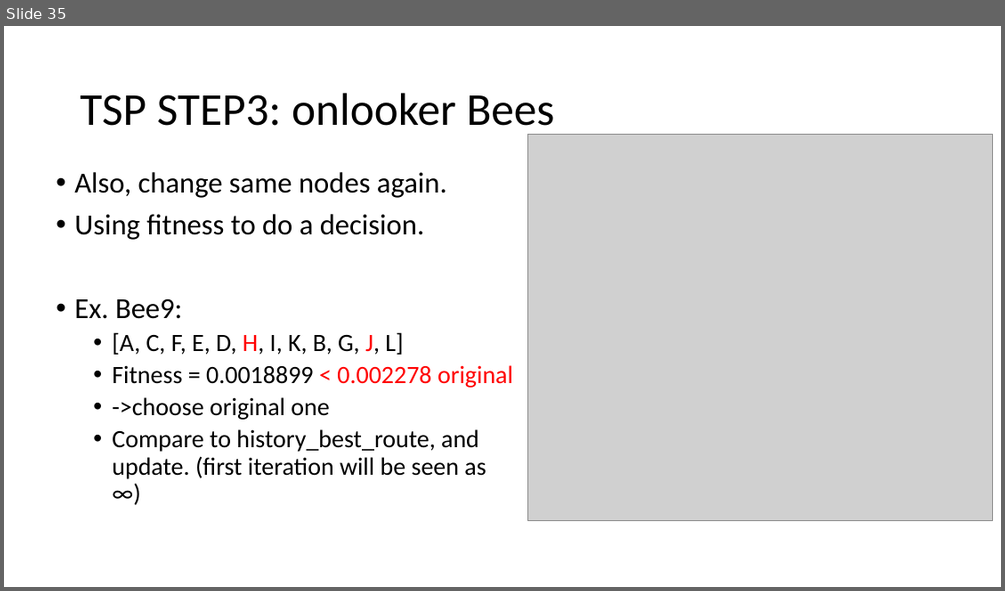
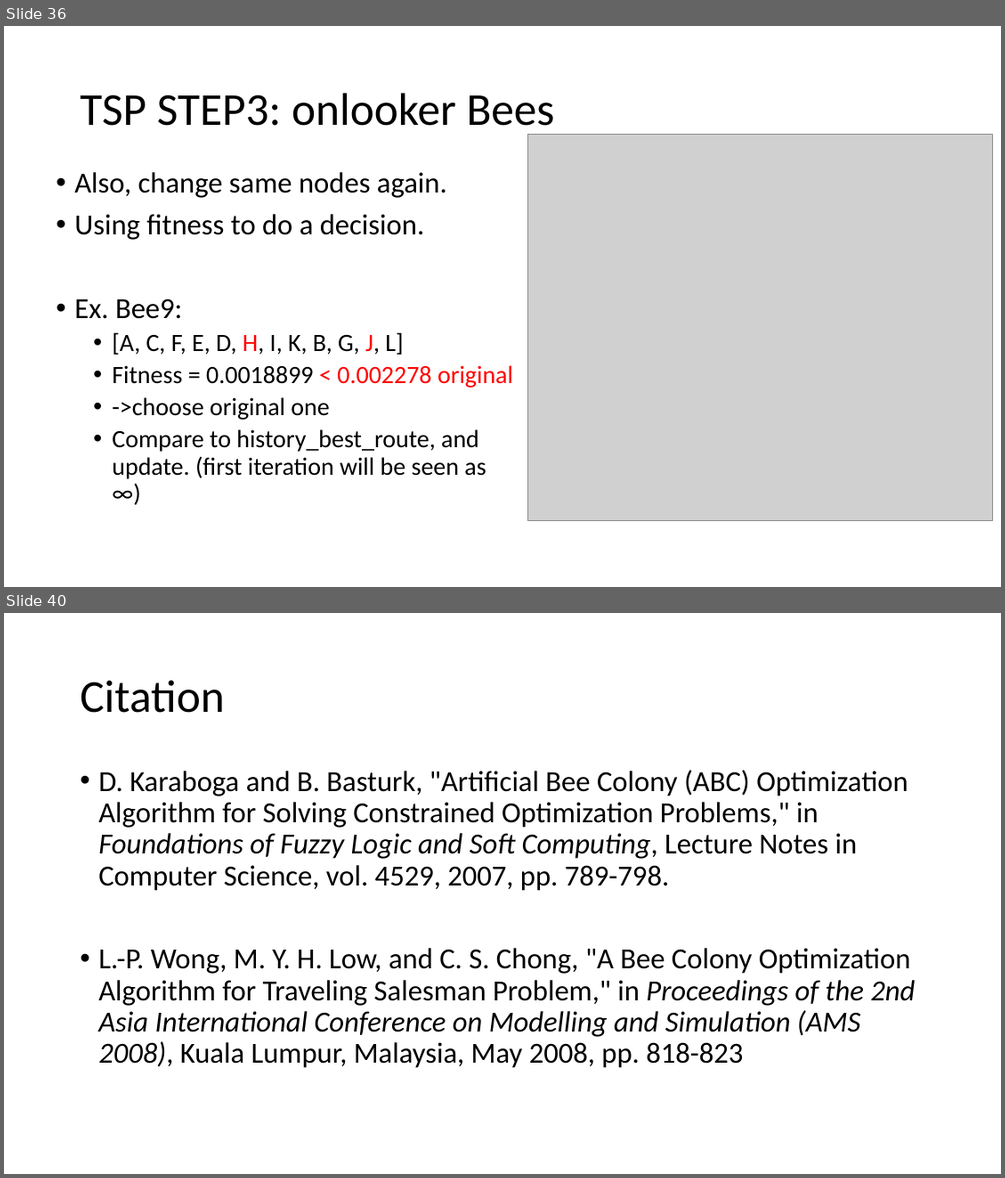
Before and after one commit to dreamakerChao/algorithm_final, a slide deck: 高等演算法報告.pptx. Shown one above the other, each under a label of ours: slide 35 before the commit, slides 36 and 40 after it; the slides between them are not shown. The pictures are 1005x591 and 1005x1178 pixels, drawn with LibreOffice and Linux fonts; fonts in the diff are those of the drawing; grey boxes stand for pictures. Boxes give left, top, right and bottom in pixels: in the first picture for what was removed or moved away, otherwise in the second. Text is boxed around its words. In the diff, an @@ line names an element or a change of style, - is before the commit and + after.

```diff
--- a/高等演算法報告.pptx
+++ b/高等演算法報告.pptx
@@ slide 40 added at (4, 613, 1001, 1174), background #FFFFFF @@
@@ title added at (80, 680, 224, 713), 44 pt, text #000000 @@
+Citation
@@ text added at (98, 770, 914, 1068), 28 pt, text #000000 @@
+• D. Karaboga and B. Basturk, "Artificial Bee Colony (ABC) Optimization Algorithm for Solving Constrained Optimization Problems," in Foundations of Fuzzy Logic and Soft Computing, Lecture Notes in Computer Science, vol. 4529, 2007, pp. 789-798.
+• L.-P. Wong, M. Y. H. Low, and C. S. Chong, "A Bee Colony Optimization Algorithm for Traveling Salesman Problem," in Proceedings of the 2nd Asia International Conference on Modelling and Simulation (AMS 2008), Kuala Lumpur, Malaysia, May 2008, pp. 818-823
@@ what was slide 35 is now slide 36 @@
```
Also in this commit, not shown: 8 slides changed, 2 other slides added.
